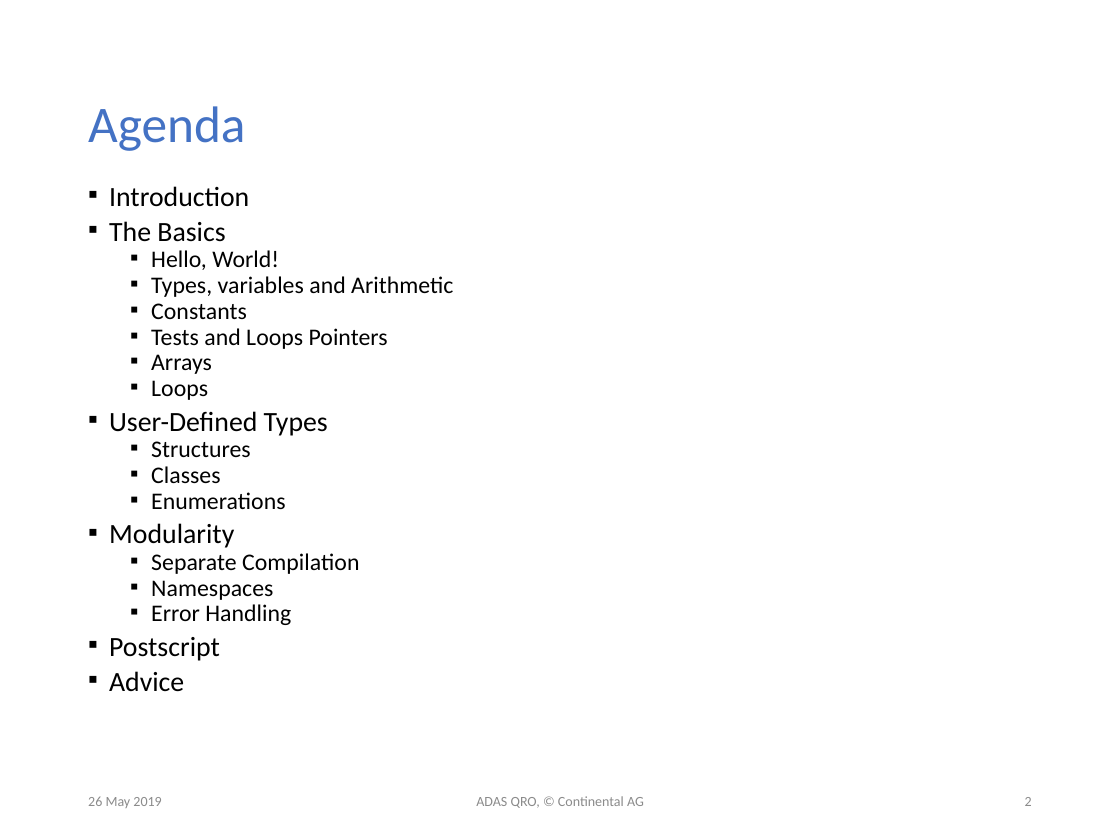
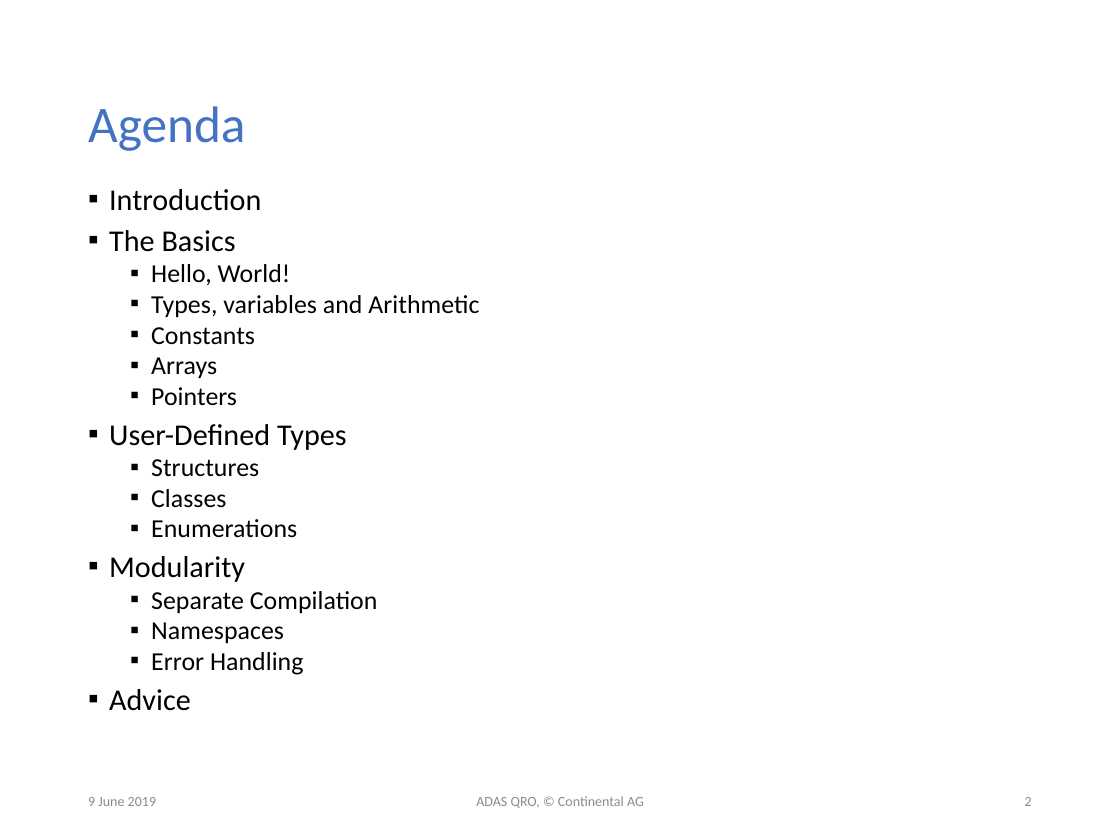
Before and after one commit to tehuano/cpp-basics, a slide deck: slide 2 of c++.pptx. Drawn at 1120x840 pixels with LibreOffice and Linux fonts; fonts in the diff are those of the drawing. Boxes give left, top, right and bottom in pixels: in the first picture for what was removed or moved away, otherwise in the second. Text is boxed around its words. In the diff, an @@ line names an element or a change of style, - is before the commit and + after.

Commit message:
Session 06/10/2019 continental till classes

```diff
--- a/c++.pptx
+++ b/c++.pptx
@@ text at (109, 189, 479, 711): size 17.9 to 19.4 pt in "Introduction", "The Basics", "User-Defined Types", "Modularity" and 1 more places; size 15.3 to 16.6 pt in "Hello, World!", "Types, variables and Arithmetic", "Constants", "Arrays" and 6 more places; line spacing 0.7 to 0.8 @@
@@ text at (151, 328, 388, 349): paragraph removed @@
-  ▪ Tests and Loops Pointers
@@ text at (151, 387, 237, 406): text changed; size 15.3 to 16.6 pt @@
-  ▪ Loops
+  ▪ Pointers
@@ text at (109, 637, 220, 661): paragraph removed @@
-▪ Postscript
@@ text at (88, 797, 156, 806): text changed @@
-26 May 2019
+9 June 2019
```
Also in this commit, not shown: 15 other slides changed, 11 slides added, 4 other files.
